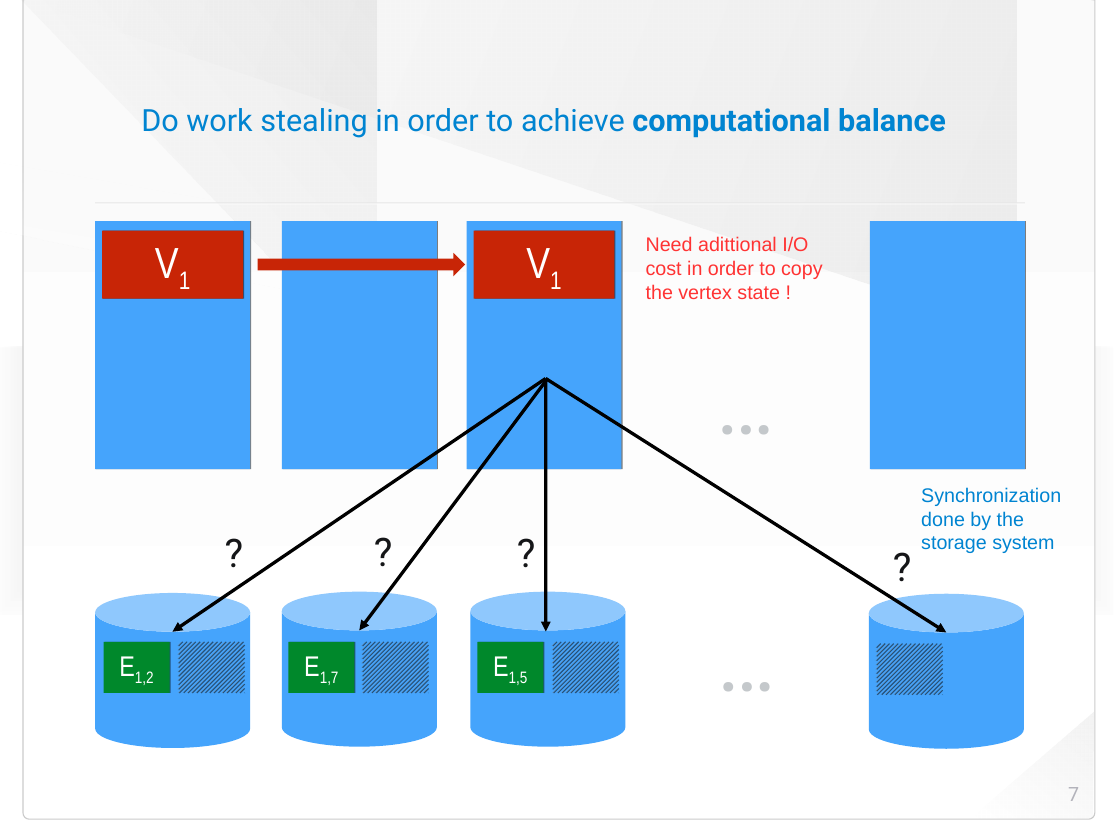
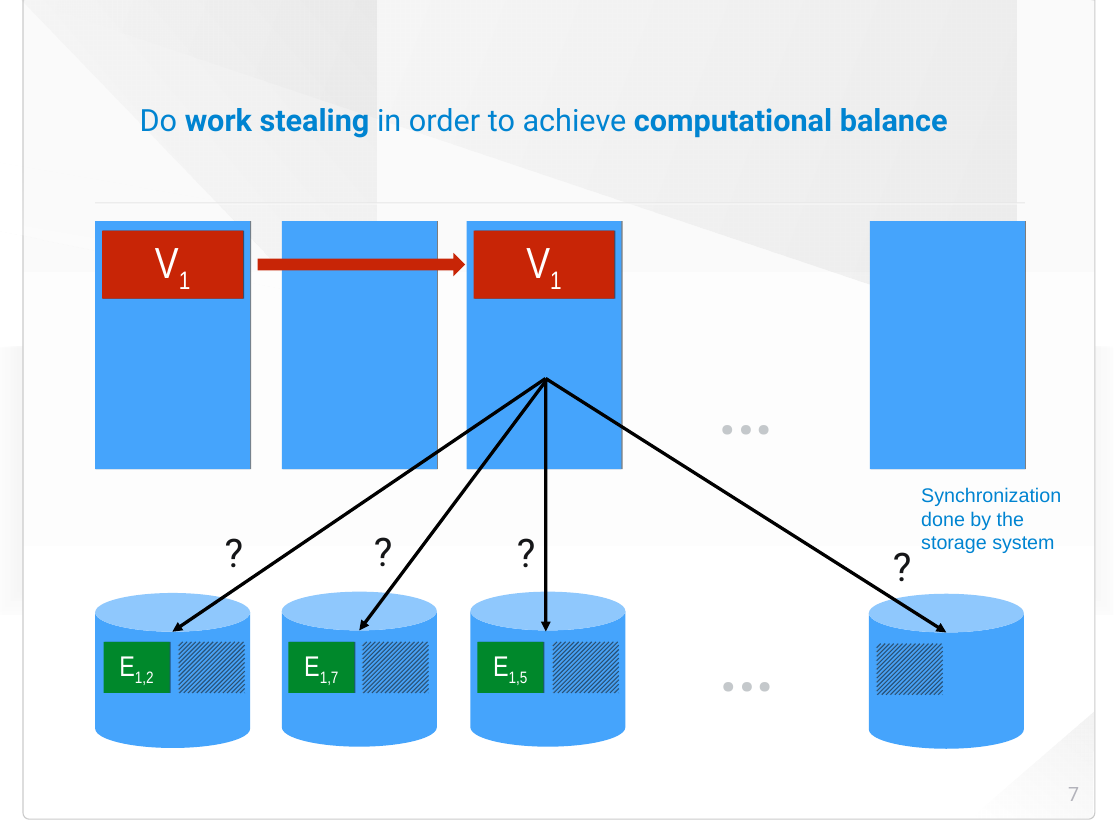
Before and after one commit to HaprianVlad/chaos, a slide deck: slide 7 of presentation.odp. Drawn at 1120x840 pixels with LibreOffice and Linux fonts; fonts in the diff are those of the drawing; background and template pictures are left out. Boxes give left, top, right and bottom in pixels: in the first picture for what was removed or moved away, otherwise in the second. Text is boxed around its words. In the diff, an @@ line names an element or a change of style, - is before the commit and + after.

```diff
--- a/presentation.odp
+++ b/presentation.odp
@@ title "Do work stealing in order ..." at (140, 108, 948, 138): bold on in "work stealing" @@
@@ text removed at (646, 236, 823, 299) @@
-Need adittional I/O cost in order to copy the vertex state !
```
Also in this commit, not shown: 7 other slides changed, 4 slides added, 1 slide removed, 2 other files.
